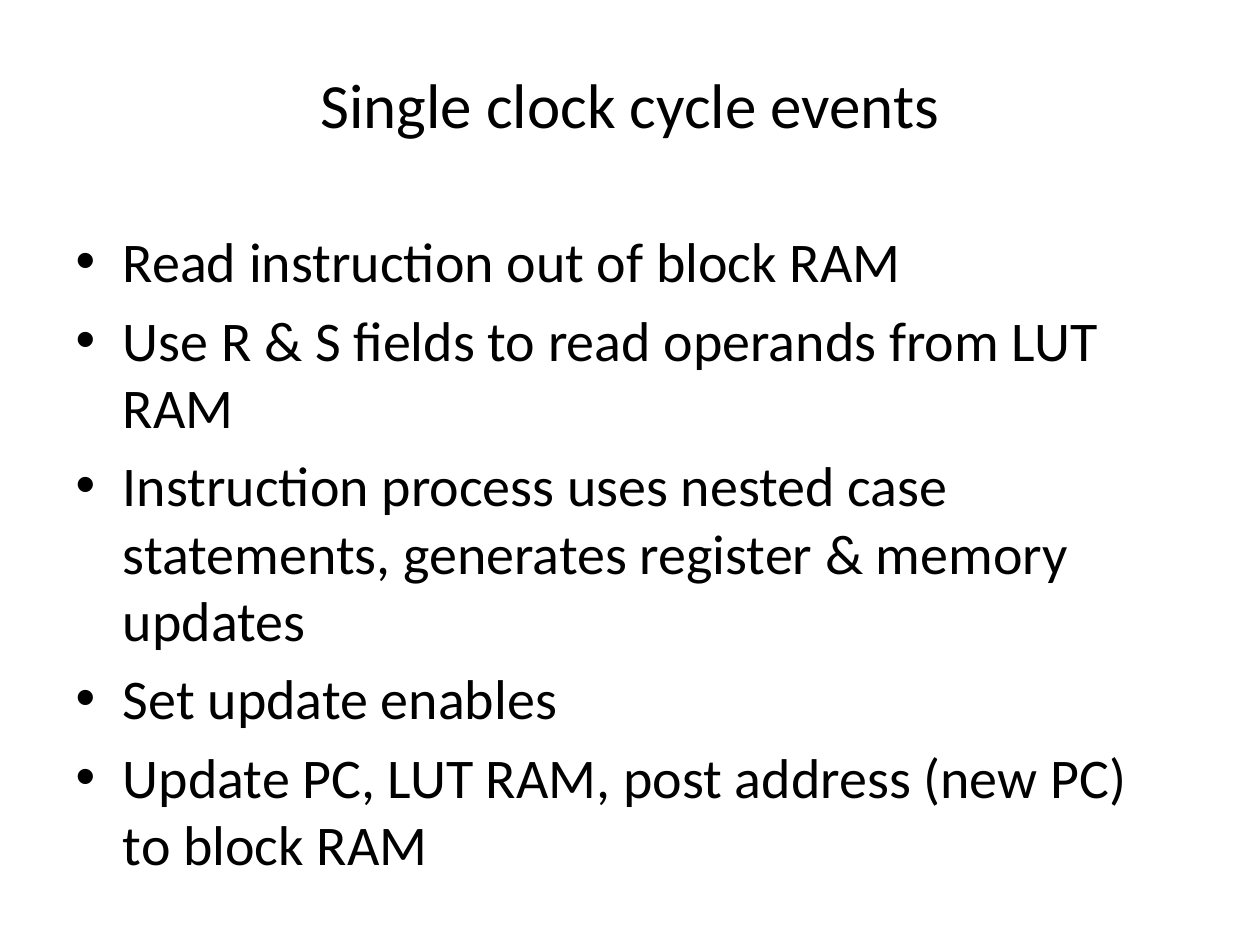
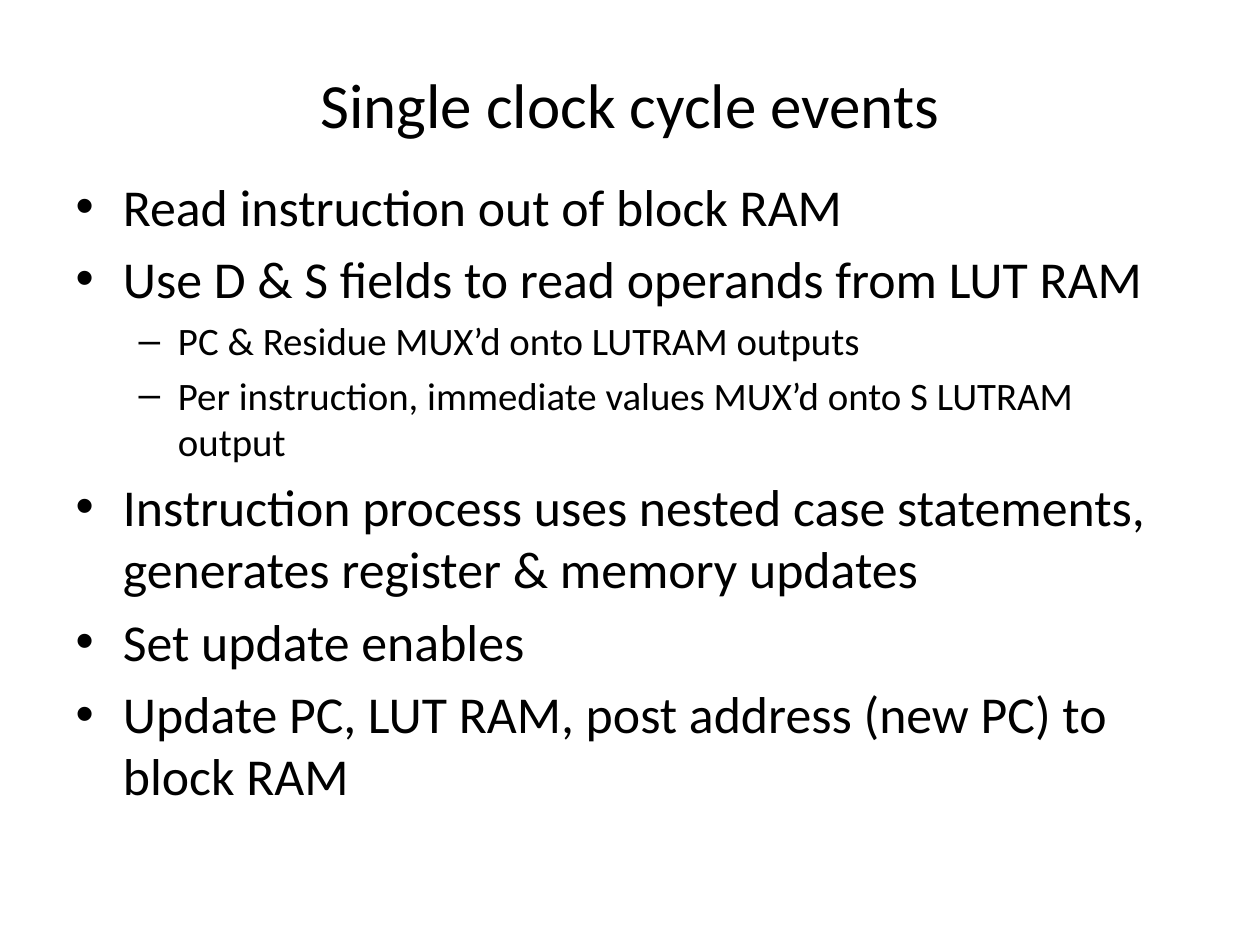
Before and after one commit to jimbrake/TROC16_16, a slide deck: slide 23 of DIY_soft-core_uP.pptx (slide 22 before the commit). Drawn at 1260x945 pixels with LibreOffice and Linux fonts; fonts in the diff are those of the drawing. Boxes give left, top, right and bottom in pixels: in the first picture for what was removed or moved away, otherwise in the second. Text is boxed around its words. In the diff, an @@ line names an element or a change of style, - is before the commit and + after.

```diff
--- a/DIY_soft-core_uP.pptx
+++ b/DIY_soft-core_uP.pptx
@@ text "Read instruction out of block ...": place and size @@
-text "Read instruction out of block ..." at box(123, 243, 1126, 866)
+text "Read instruction out of block ..." at box(123, 190, 1145, 796)
@@ text at box(123, 190, 1145, 796): size 32 to 29.6 pt in "Read instruction out of block RAM", "Instruction process uses nested case statements, generates ...", "Set update enables", "Update PC, LUT RAM, post address (new ..." @@
@@ text at box(123, 262, 1142, 463): text changed; size 32 to 22.2 pt @@
-• Use R & S fields to read operands from LUT RAM
+• Use D & S fields to read operands from LUT RAM
+  – PC & Residue MUX’d onto LUTRAM outputs
+  – Per instruction, immediate values MUX’d onto S LUTRAM output
```
Also in this commit, not shown: 12 other slides changed, 1 slide added.
